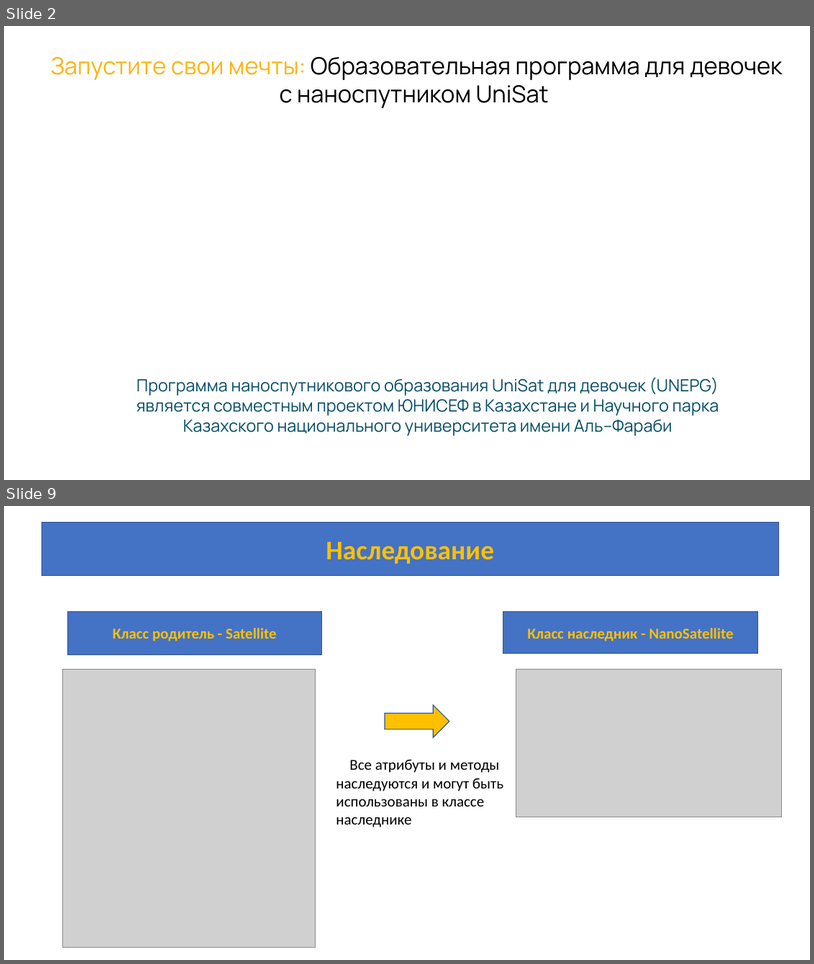
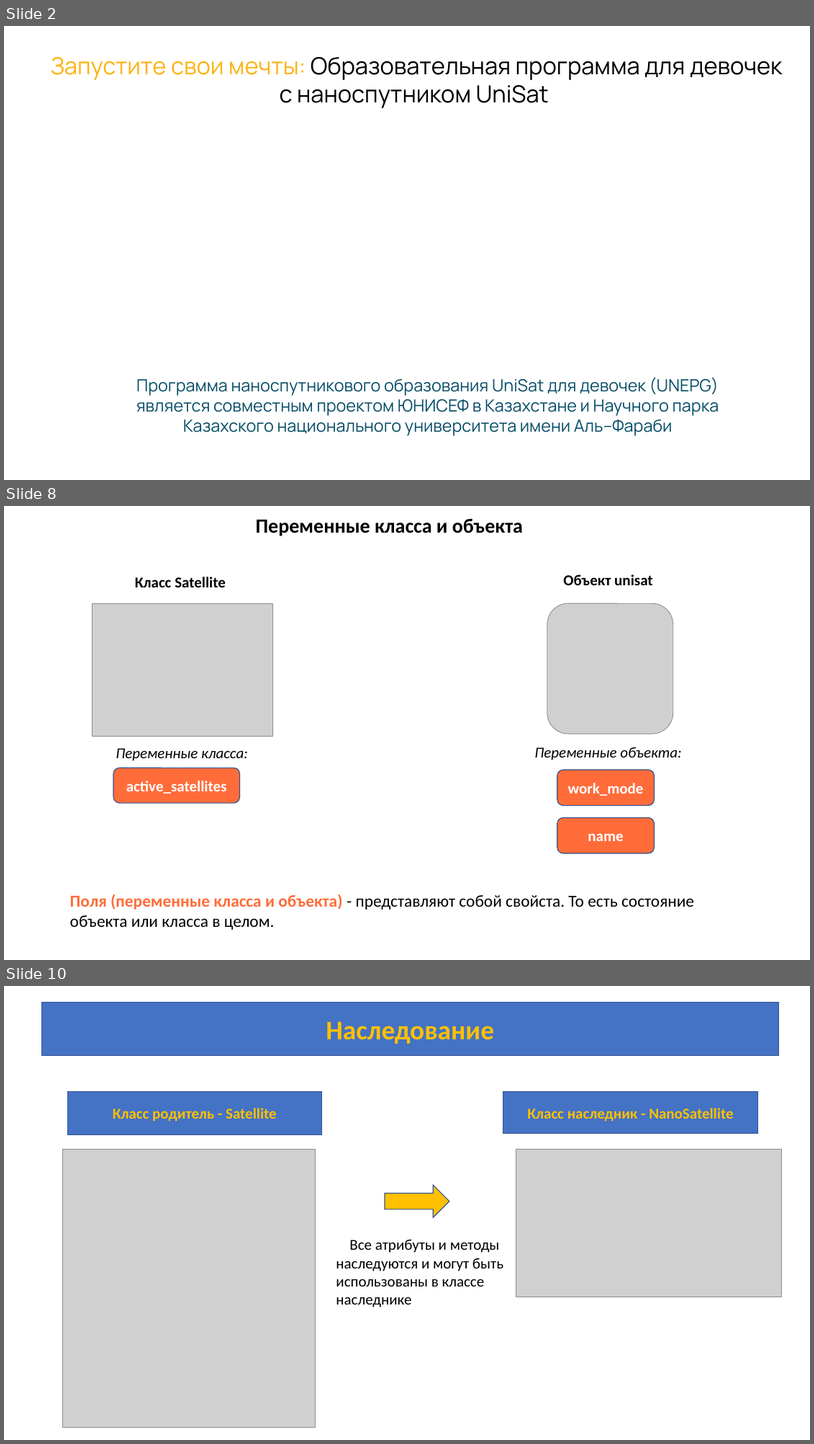
Before and after one commit to azamat7087/python_lessons_ver.2, a slide deck: lesson 7/Lesson_7.pptx. Shown one above the other, each under a label of ours: slides 2 and 9 before the commit, slides 2, 8 and 10 after it; the slides between them are not shown. The pictures are 814x964 and 814x1444 pixels, drawn with LibreOffice and Linux fonts; fonts in the diff are those of the drawing; grey boxes stand for pictures; background and template pictures are left out. Boxes give left, top, right and bottom in pixels: in the first picture for what was removed or moved away, otherwise in the second. Text is boxed around its words. In the diff, an @@ line names an element or a change of style, - is before the commit and + after.

```diff
--- a/lesson 7/Lesson_7.pptx
+++ b/lesson 7/Lesson_7.pptx
@@ slide 8 added at <box>4,506,810,960</box>, background #FFFFFF @@
@@ text added at <box>256,518,523,536</box>, 24 pt, text #000000, bold @@
+Переменные класса и объекта
@@ group added at <box>93,574,674,736</box>: 2 pictures, 2 texts @@
+Класс Satellite
+Объект unisat
@@ text added at <box>116,748,248,761</box>, 18 pt, text #000000, italic @@
+Переменные класса:
@@ text added at <box>535,746,682,760</box>, 18 pt, text #000000, italic @@
+Переменные объекта:
@@ rounded rectangle added at <box>113,768,240,803</box>, fill #FF6C3A, outline #325491 1 pt, 18 pt, text #FFFFFF, bold @@
+active_satellites
@@ rounded rectangle added at <box>558,770,654,806</box>, fill #FF6C3A, outline #325491 1 pt, 18 pt, text #FFFFFF, bold @@
+work_mode
@@ rounded rectangle added at <box>558,818,654,853</box>, fill #FF6C3A, outline #325491 1 pt, 18 pt, text #FFFFFF, bold @@
+name
@@ text added at <box>70,894,694,929</box>, 20 pt, text #000000 @@
+Поля (переменные класса и объекта) - представляют собой свойста. То есть состояние объекта или класса в целом.
@@ what was slide 9 is now slide 10 @@
```
Also in this commit, not shown: 1 slide changed, 6 other slides added.
